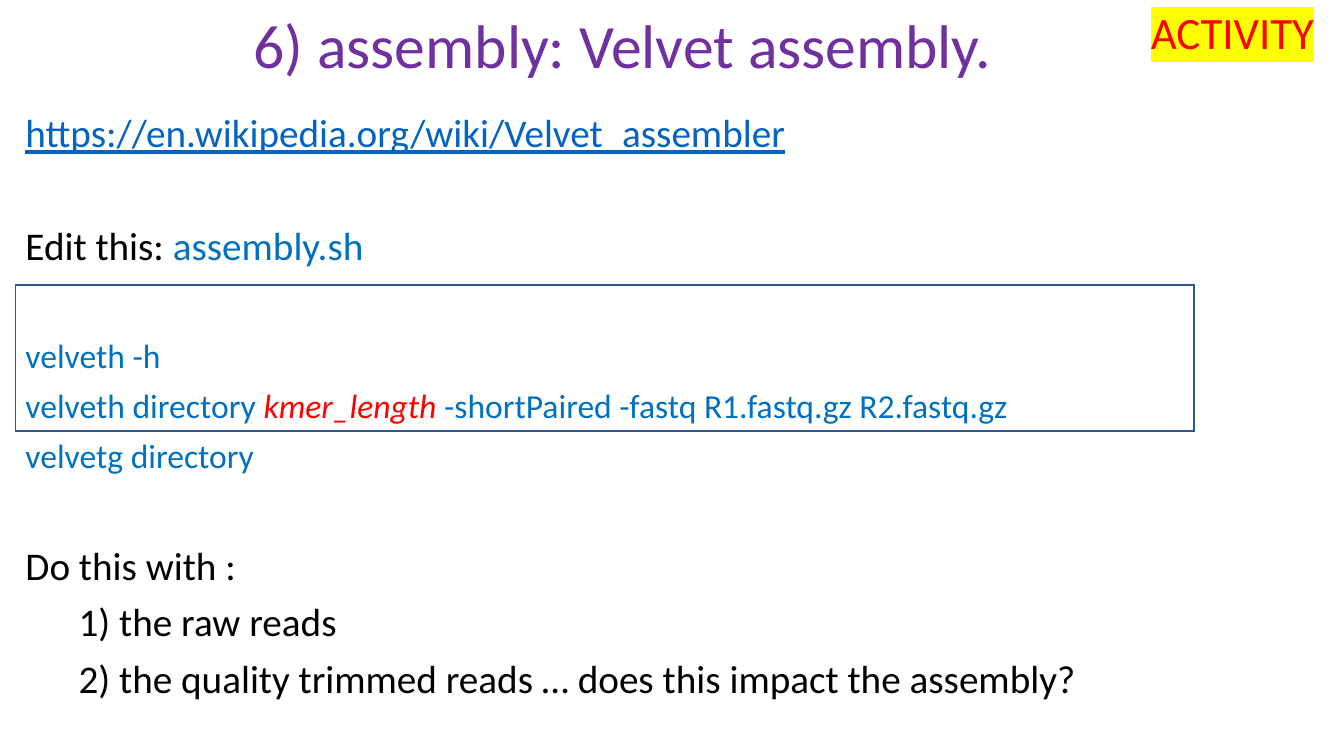
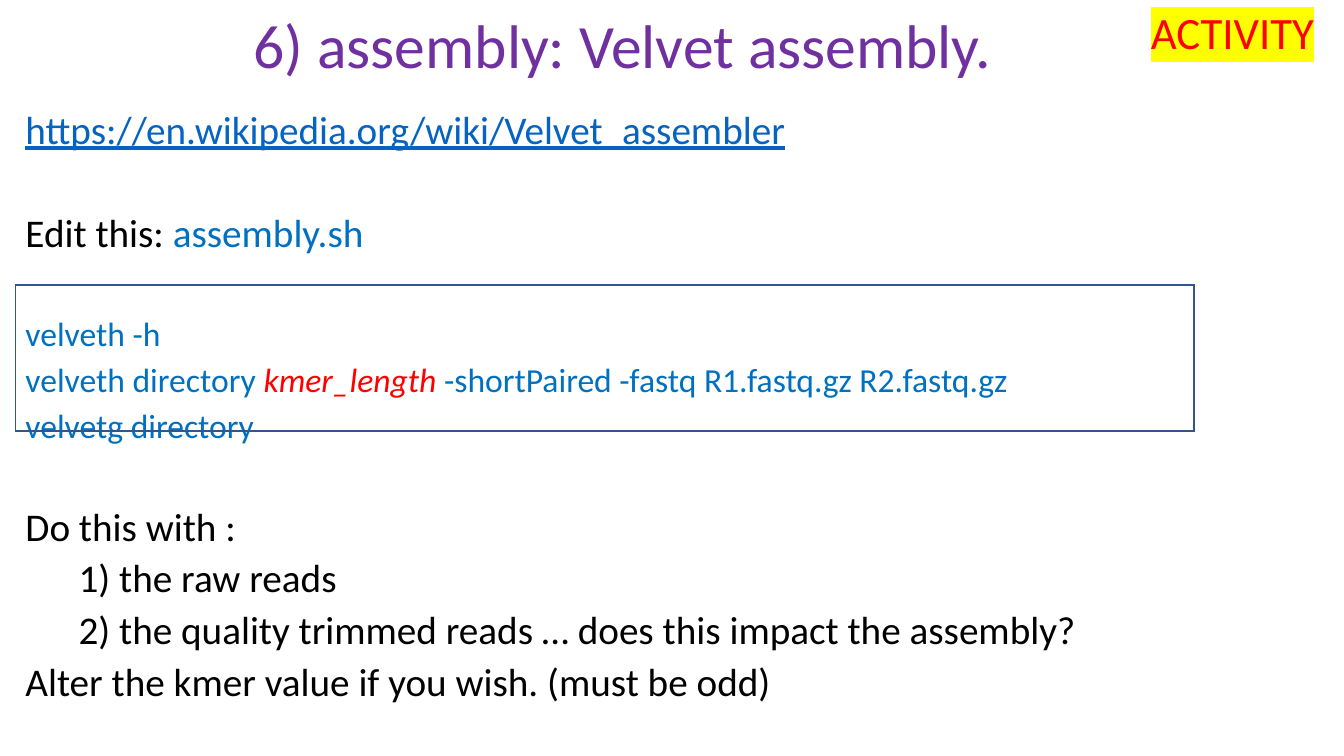
Before and after one commit to peterthorpe5/genome_assembly_workshop, a slide deck: slide 14 of powerpoint/6_assembly.pptx (slide 11 before the commit). Drawn at 1344x756 pixels with LibreOffice and Linux fonts; fonts in the diff are those of the drawing. Boxes give left, top, right and bottom in pixels: in the first picture for what was removed or moved away, otherwise in the second. Text is boxed around its words. In the diff, an @@ line names an element or a change of style, - is before the commit and + after.

```diff
--- a/powerpoint/6_assembly.pptx
+++ b/powerpoint/6_assembly.pptx
@@ text at <box>25,116,1076,651</box>: line spacing 0.9 to 0.8 @@
@@ text at <box>25,667,771,703</box>: paragraph added @@
+Alter the kmer value if you wish. (must be odd)
```
Also in this commit, not shown: 3 other slides changed, 3 slides added, 1 other file.
